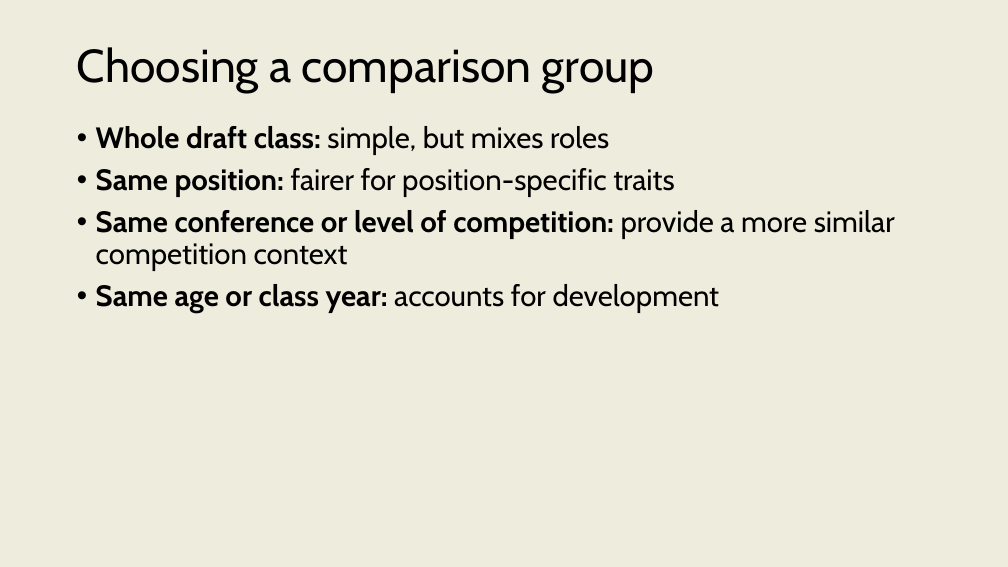
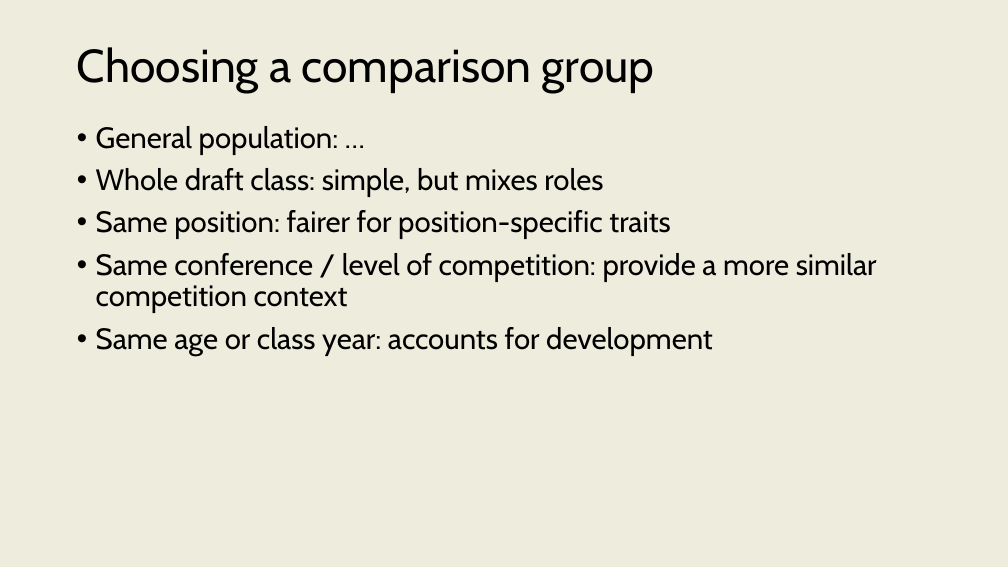
Before and after one commit to onishisaryu/HES-3000-Sports-Data-Analytics, a slide deck: slide 20 of pptx/Lecture12.pptx (slide 17 before the commit). Drawn at 1008x567 pixels with LibreOffice and Linux fonts; fonts in the diff are those of the drawing. Boxes give left, top, right and bottom in pixels: in the first picture for what was removed or moved away, otherwise in the second. Text is boxed around its words. In the diff, an @@ line names an element or a change of style, - is before the commit and + after.

```diff
--- a/pptx/Lecture12.pptx
+++ b/pptx/Lecture12.pptx
@@ text at (x1=96, y1=126, x2=339, y2=155): paragraph added @@
+• General population: …
@@ text at (x1=96, y1=168, x2=713, y2=356): bold off in "Whole draft class:", "Same position:", "Same age or class year:" @@
@@ text at (x1=96, y1=253, x2=877, y2=313): text changed @@
-• Same conference or level of competition: provide a more similar competition context
+• Same conference / level of competition: provide a more similar competition context
```
Also in this commit, not shown: 8 other slides changed, 3 slides added, 1 slide removed, 3 other files.
